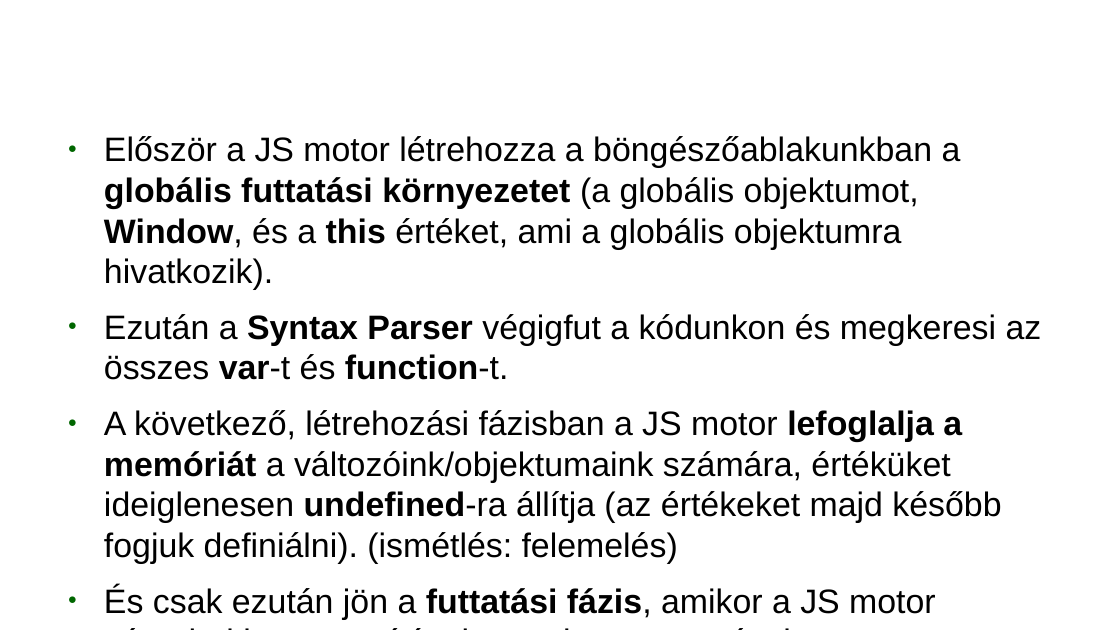
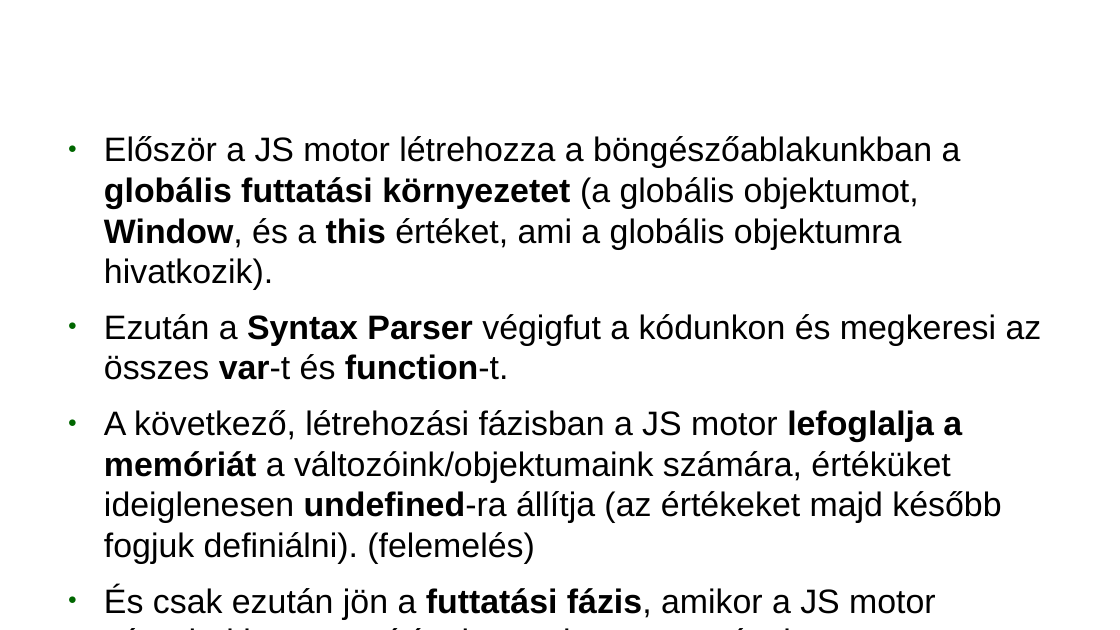
Before and after one commit to webandras/google_earth_engine_kutatas, a slide deck: slide 24 of google_earth_engine_gulacsi_andras_2018.odp (slide 26 before the commit). Drawn at 1120x630 pixels with LibreOffice and Linux fonts; fonts in the diff are those of the drawing; background and template pictures are left out. Boxes give left, top, right and bottom in pixels: in the first picture for what was removed or moved away, otherwise in the second. Text is boxed around its words. In the diff, an @@ line names an element or a change of style, - is before the commit and + after.

```diff
--- a/google_earth_engine_gulacsi_andras_2018.odp
+++ b/google_earth_engine_gulacsi_andras_2018.odp
@@ text at <box>104,410,1001,564</box>: text changed @@
-● A következő, létrehozási fázisban a JS motor lefoglalja a memóriát a változóink/objektumaink számára, értéküket ideiglenesen undefined-ra állítja (az értékeket majd később fogjuk definiálni). (ismétlés: felemelés)
+● A következő, létrehozási fázisban a JS motor lefoglalja a memóriát a változóink/objektumaink számára, értéküket ideiglenesen undefined-ra állítja (az értékeket majd később fogjuk definiálni). (felemelés)
```
Also in this commit, not shown: 29 other slides changed, 24 slides added, 3 slides removed, 16 other files.
